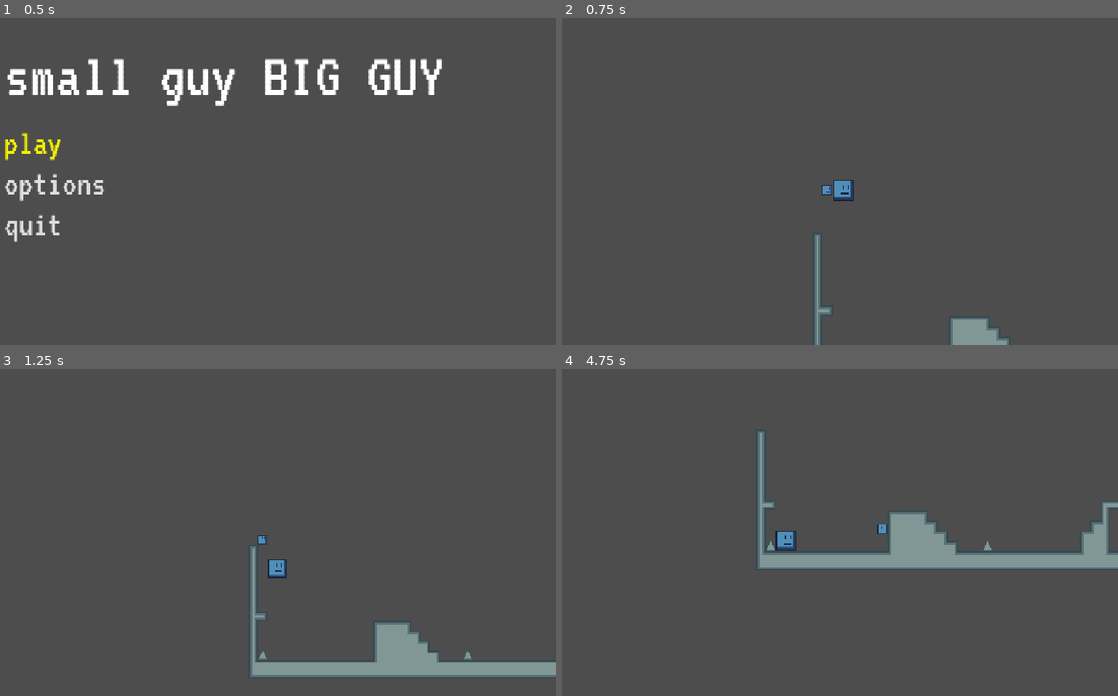
Above: before the commit, frames 1-4 (two rows, left to right).
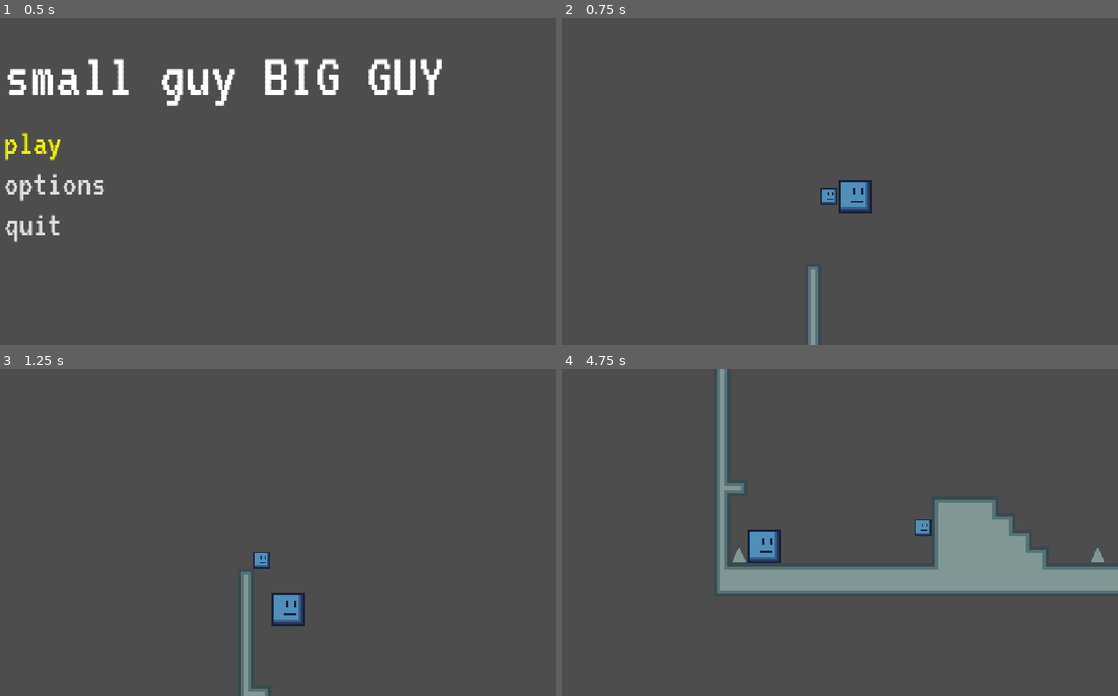
Above: after the commit, the same moments.

Repository: itstntcraft123/small-guy-big-guy
Game: Godot game, scene res://scenes/main_menu.tscn
Two runs of this game, one before a commit and one after it. Both use one fixed random seed, a clock stepped at 60 frames per second and the inputs below.
Inputs (mouse positions are in pixels of both pictures, inside the frame that each line leads up to):
- Up to frame 1 (0.5 s): no input
- Up to frame 2 (0.75 s): click "play" at 0.5 s
- Up to frame 3 (1.25 s): no input
- Up to frame 4 (4.75 s): tap Enter at 1.25 s; move the mouse to (956, 516) at 1.27 s; hold D (small_right) 1.28-2.78 s; tap Alt at 1.35, 2.85, 4.35 s; click (956, 516) at 1.42 s; tap W (small_jump) at 1.52, 2.27, 3.77, 4.52 s; move the mouse to (712, 548) at 2.02 s; tap Shift at 2.1, 3.6 s; move the mouse to (884, 460) at 2.77 s; hold A (small_left) 2.78-3.53 s; move the mouse to (795, 597) at 3.52 s; hold D (small_right) from 3.53 s (still down); click (795, 597) at 3.67 s; move the mouse to (1001, 581) at 4.27 s

Frame 1 is identical in both runs. In frame 2, 2.0% of the frame differs, in the area x 44-81%, y 49-100%; in frame 3, 5.7%; in frame 4, 14%, in the area x 27-100%, y 0-69%.

Commit message:
add smooth zoom

Diff:
--- a/scenes/game.tscn
+++ b/scenes/game.tscn
@@ -32,8 +32,8 @@
 tile_set = ExtResource("5_iywne")
 
 [node name="Camera2D" type="Camera2D" parent="." unique_id=882835880]
-zoom = Vector2(1.2, 1.2)
 position_smoothing_enabled = true
+position_smoothing_speed = 3.0
 script = ExtResource("5_p57ef")
 
 [node name="Spike" parent="." unique_id=925223878 instance=ExtResource("6_p57ef")]
--- a/scripts/camera.gd
+++ b/scripts/camera.gd
@@ -1,7 +1,7 @@
 extends Camera2D
 
-@export var margin := Vector2(1000, 1000)
-
+@export var margin := Vector2(600, 600)
+@export var zoom_smooth_speed := 3.0
 
 func _ready() -> void:
 	pass
@@ -9,7 +9,7 @@
 func _process(_delta: float) -> void:
 	pass
 
-func _physics_process(_delta: float) -> void:
+func _physics_process(delta: float) -> void:
 	var players: Array[Node] = get_tree().get_nodes_in_group("players")
 	var rect := Rect2(players[0].global_position, Vector2.ZERO)
 	for player: Player in players:
@@ -17,5 +17,4 @@
 	global_position = rect.get_center()
 	var viewport := get_viewport_rect().size
 	var zoom_amt = minf(viewport.x / (rect.size.x + margin.x), viewport.y / (rect.size.y + margin.y))
-	print(zoom_amt)
-	zoom = Vector2(zoom_amt, zoom_amt)
+	zoom = lerp(zoom, Vector2(zoom_amt, zoom_amt), zoom_smooth_speed * delta)
